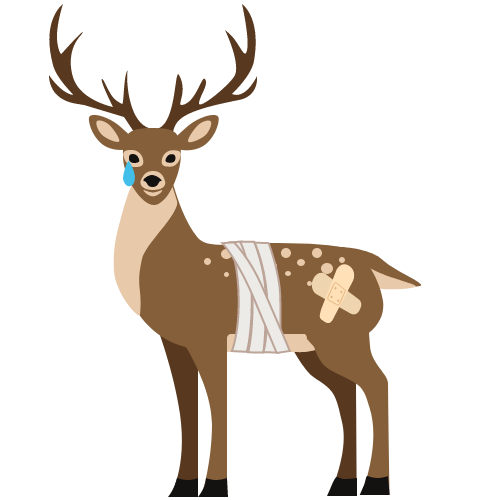
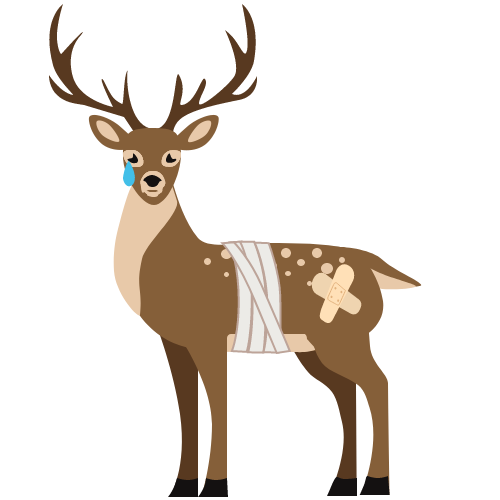
Revision of a layered 500 x 500 image; what changed, layer by layer:
showed group "FaceSad" (1 layers) over [left=123, top=150, right=181, bottom=197]
showed group "FaceHappy" (1 layers) over [left=123, top=150, right=181, bottom=197]
